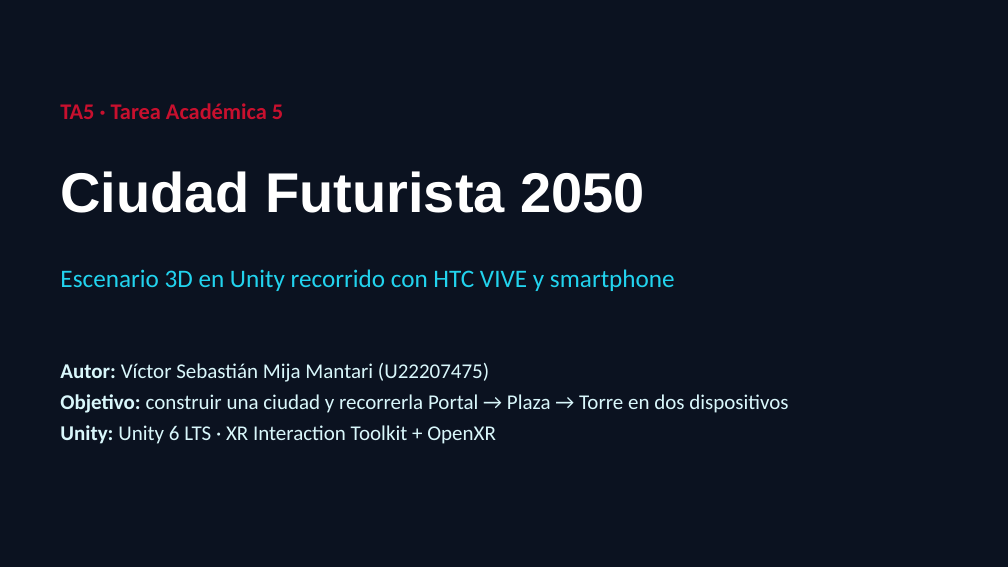
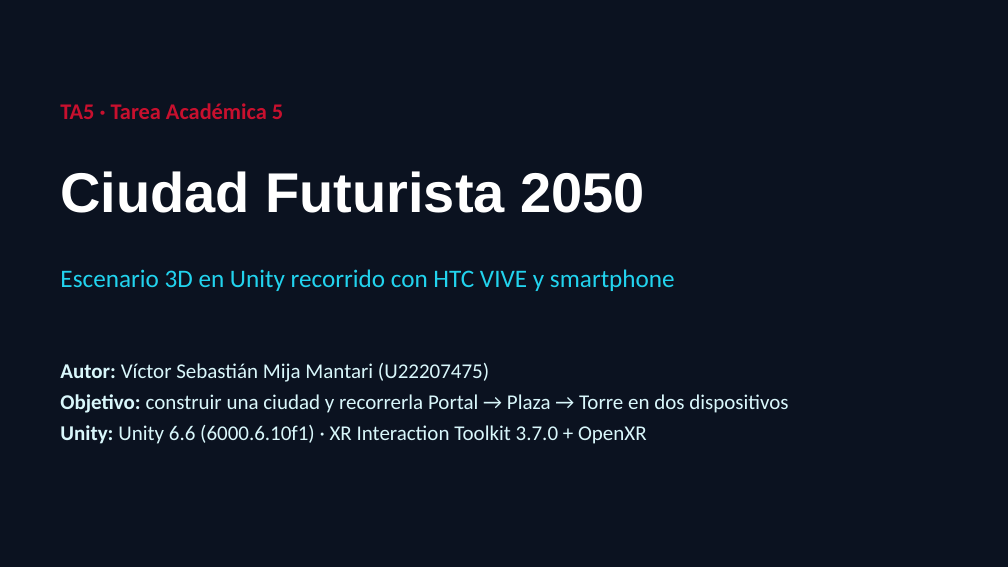
Before and after one commit to PapitaPapita23/TA5-Ciudad-Futurista-2050, a slide deck: slide 1 of Entrega/Presentacion_TA5_MijaMantari.pptx. Drawn at 1008x567 pixels with LibreOffice and Linux fonts; fonts in the diff are those of the drawing. Boxes give left, top, right and bottom in pixels: in the first picture for what was removed or moved away, otherwise in the second. Text is boxed around its words. In the diff, an @@ line names an element or a change of style, - is before the commit and + after.

```diff
--- a/Entrega/Presentacion_TA5_MijaMantari.pptx
+++ b/Entrega/Presentacion_TA5_MijaMantari.pptx
@@ text at (60,425,647,444): text changed @@
-Unity: Unity 6 LTS · XR Interaction Toolkit + OpenXR
+Unity: Unity 6.6 (6000.6.10f1) · XR Interaction Toolkit 3.7.0 + OpenXR
```
Also in this commit, not shown: 6 other slides changed, 5 other files.
